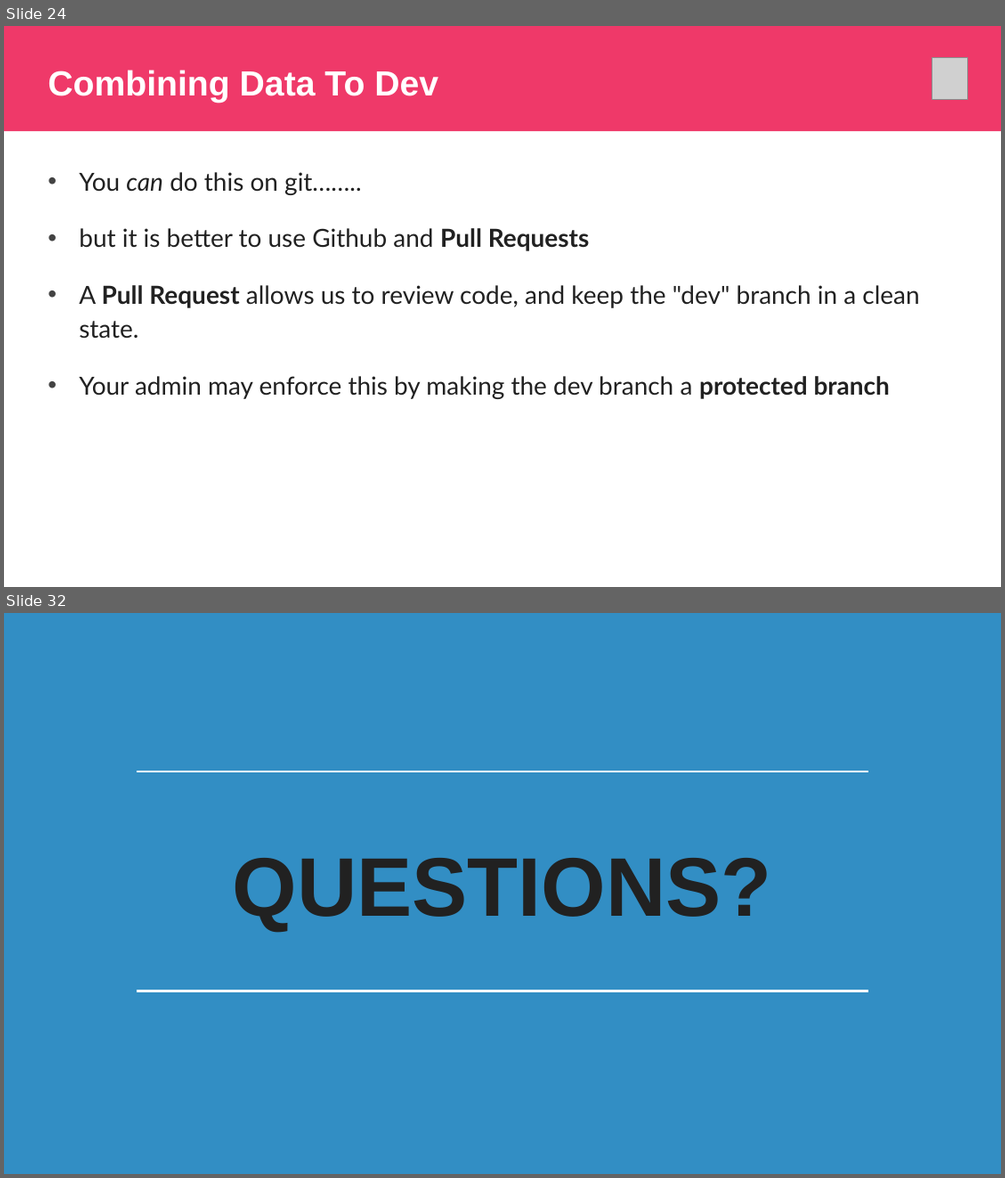
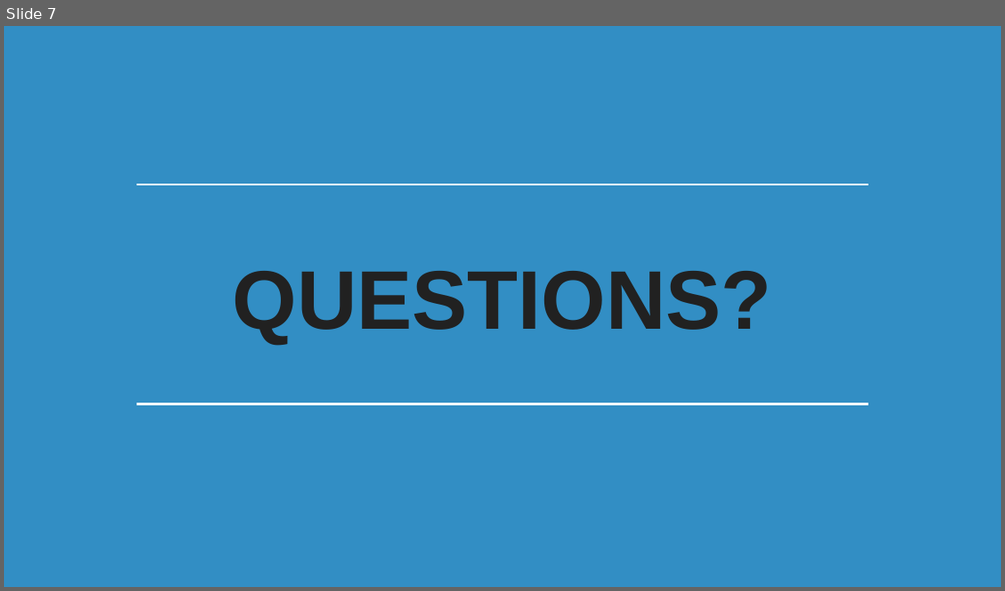
Before and after one commit to kiwidamien/statistics, a slide deck: 01_Course_Overview.pptx. Shown one above the other, each under a label of ours: slides 24 and 32 before the commit, slide 7 after it; the slides between them are not shown. The pictures are 1005x1178 and 1005x591 pixels, drawn with LibreOffice and Linux fonts; fonts in the diff are those of the drawing; grey boxes stand for pictures; background and template pictures are left out. Boxes give left, top, right and bottom in pixels: in the first picture for what was removed or moved away, otherwise in the second. Text is boxed around its words. In the diff, an @@ line names an element or a change of style, - is before the commit and + after.

```diff
--- a/01_Course_Overview.pptx
+++ b/01_Course_Overview.pptx
@@ slide 24 removed at box(4, 26, 1001, 587), background #FFFFFF @@
@@ rectangle removed at box(4, 26, 1001, 132) @@
@@ title removed at box(48, 70, 438, 103) @@
-Combining Data To Dev
@@ picture removed at box(932, 58, 968, 100) @@
@@ text removed at box(79, 172, 919, 399) @@
-• You can do this on git……..
-• but it is better to use Github and Pull Requests
-• A Pull Request allows us to review code, and keep the "dev" branch in a clean state.
-• Your admin may enforce this by making the dev branch a protected branch
@@ what was slide 32 is now slide 7 @@
```
Also in this commit, not shown: 1 slide changed, 4 slides added, 31 other slides removed.
